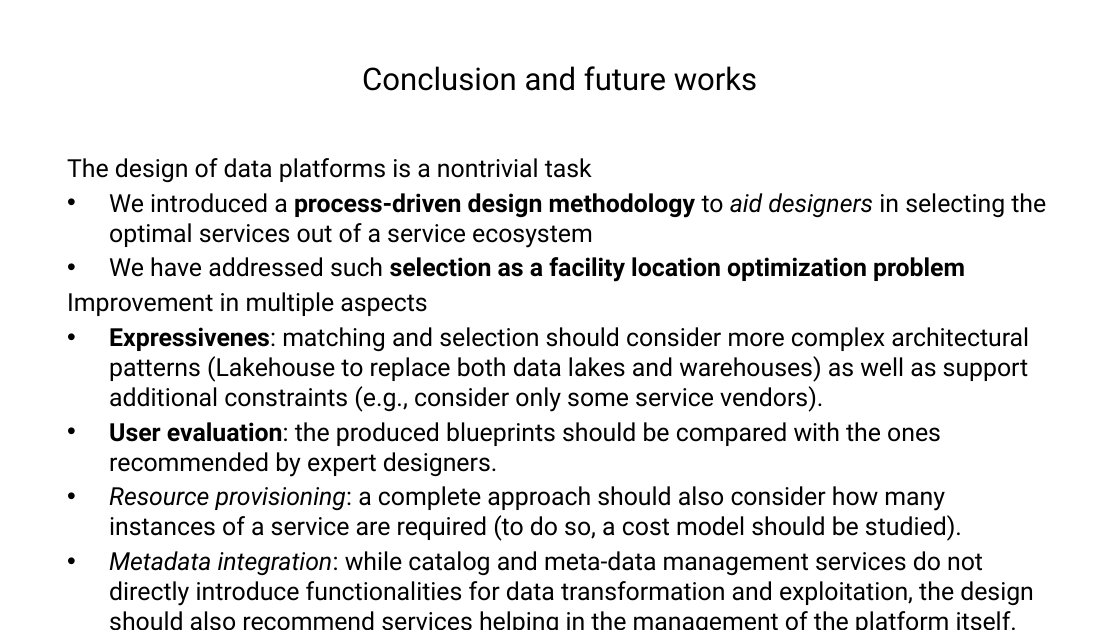
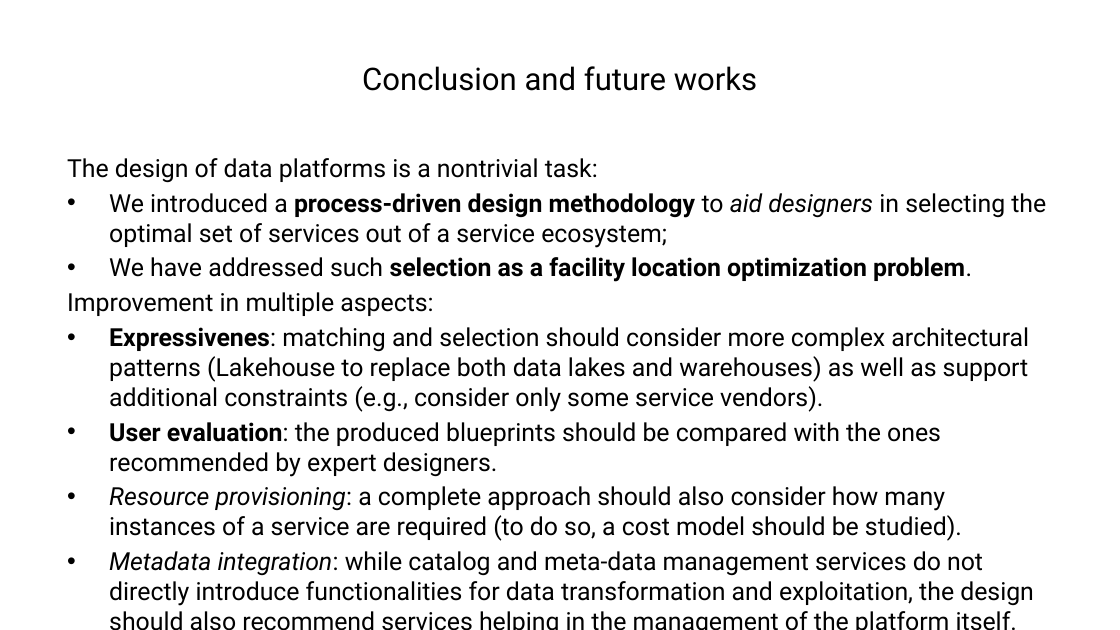
Before and after one commit to ManuelePasini/slides-markdown, a slide deck: slide 18 of dolap_2024_slides.pptx. Drawn at 1120x630 pixels with LibreOffice and Linux fonts; fonts in the diff are those of the drawing. Boxes give left, top, right and bottom in pixels: in the first picture for what was removed or moved away, otherwise in the second. Text is boxed around its words. In the diff, an @@ line names an element or a change of style, - is before the commit and + after.

```diff
--- a/dolap_2024_slides.pptx
+++ b/dolap_2024_slides.pptx
@@ text at [67, 158, 1046, 316]: text changed @@
-The design of data platforms is a nontrivial task
-• We introduced a process-driven design methodology to aid designers in selecting the optimal services out of a service ecosystem
-• We have addressed such selection as a facility location optimization problem
-Improvement in multiple aspects
+The design of data platforms is a nontrivial task:
+• We introduced a process-driven design methodology to aid designers in selecting the optimal set of services out of a service ecosystem;
+• We have addressed such selection as a facility location optimization problem.
+Improvement in multiple aspects:
```
Also in this commit, not shown: 11 other slides changed, 2 other files.
